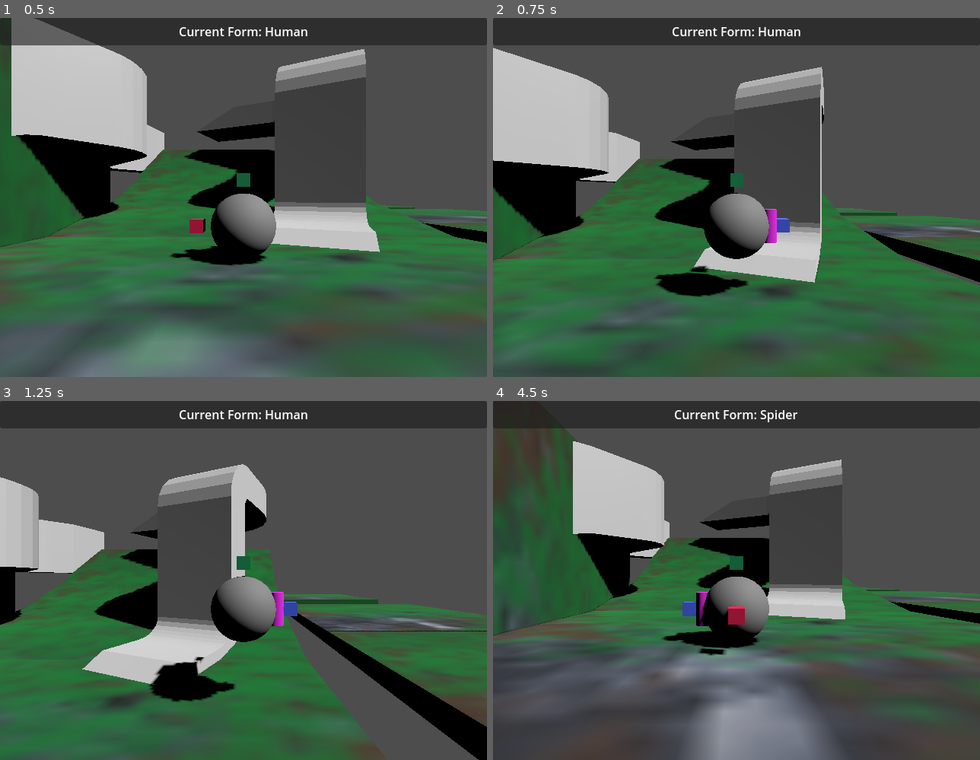
Above: before the commit, frames 1-4 (two rows, left to right).
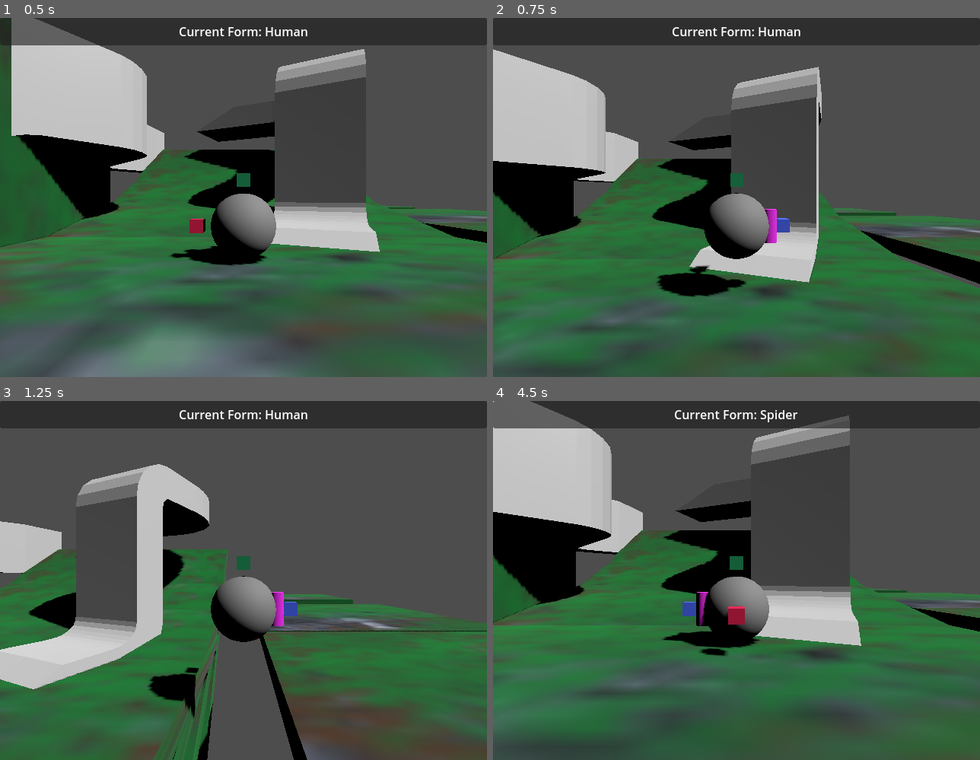
Above: after the commit, the same moments.

Repository: LettucePie/druid
Game: Godot game, scene res://playscenes/play_0.tscn
The game is run twice, just before and just after one commit, with the same random seed, the same clock (stepped at 60 frames per second) and the same inputs.
Inputs:
- Up to frame 1 (0.5 s): no input
- Up to frame 2 (0.75 s): tap Enter (ui_accept) at 0.5 s; hold D (move_right) from 0.53 s (still down); tap Space (jump) at 0.6 s
- Up to frame 3 (1.25 s): keep holding D (move_right); tap Space (jump) at 0.77, 1.07 s
- Up to frame 4 (4.5 s): release D (move_right) at 1.28 s; hold S (move_down) 1.28-2.03 s; tap K (cam_down) at 1.35 s; tap Space (jump) at 1.52, 1.55, 1.82, 2.3, 3.02, 3.05, 3.32, 3.77, 3.8, 4.07 s; hold D (move_right) 2.03-2.78 s; tap J (cam_left) at 2.1 s; hold W (move_up) 2.78-3.53 s; tap L (cam_right) at 2.85 s; hold A (move_left) from 3.53 s (still down); tap I (cam_up) at 3.6 s; tap Q (form_switcher) at 4.35 s

Frame 1 is identical in both runs. In frame 2, 2.1% of the frame differs, in the area x 0-100%, y 8-78%; in frame 3, 37%; in frame 4, 46%, in the area x 0-100%, y 0-100%.

Commit message:
solution found: just use larger values for air control

Diff:
--- a/core/player.gd
+++ b/core/player.gd
@@ -67,7 +67,7 @@
 		floor_max_angle = climb_angle
 		form_speed = 5.0
 		form_jump = 4.5
-		form_air_control = 0.5
+		form_air_control = 2.5
 		update_up(Vector3.UP)
 	if form == Form.SPIDER:
 		motion_mode = 0
@@ -228,19 +228,8 @@
 			## Apply Gravity
 			velocity.y -= gravity * delta
 
-			## Shift Jump Velocity by input. Multiply it by percent of \
-			## Air Control.
-			jump_velocity.x = clamp(
-				jump_velocity.x + direction.x \
-					* (form_air_control * form_speed) * delta,
-				jump_velocity_mag * -1.0,
-				jump_velocity_mag)
-			jump_velocity.z = clamp(
-				jump_velocity.z + direction.z \
-					* (form_air_control * form_speed) * delta,
-				jump_velocity_mag * -1.0,
-				jump_velocity_mag)
-			print("jump vel : ", jump_velocity)
+			jump_velocity.x += (accelerated_dir.x * form_air_control) * delta
+			jump_velocity.z += (accelerated_dir.z * form_air_control) * delta
 
 			## Apply (possibly) modified jump velocity
 			velocity.x = jump_velocity.x
